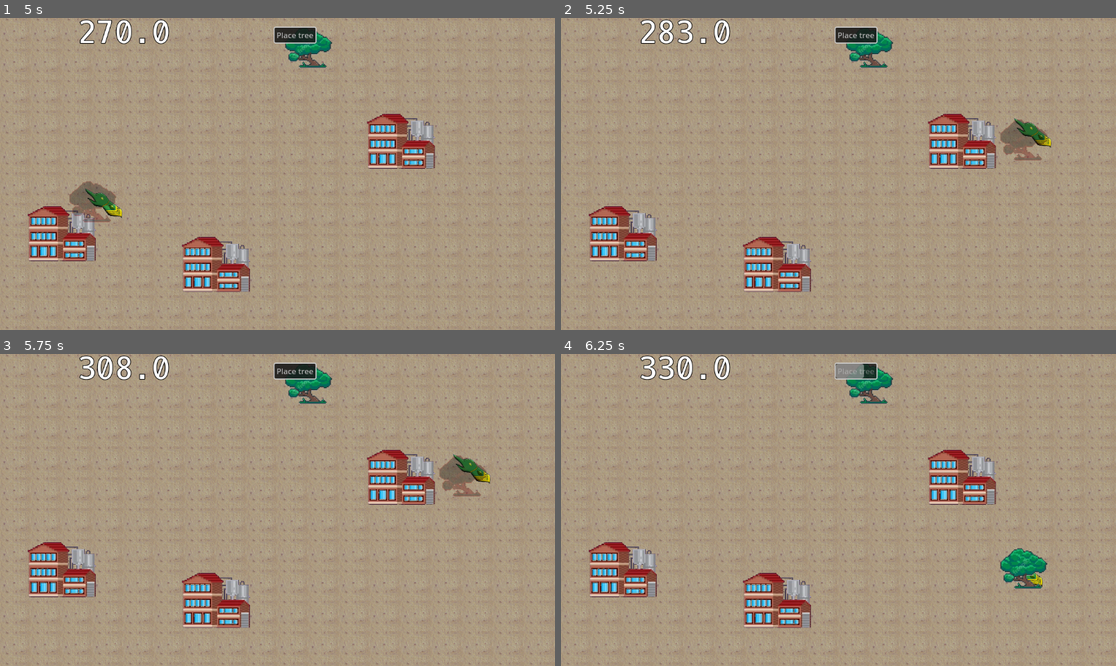
Above: before the commit, frames 1-4 (two rows, left to right).
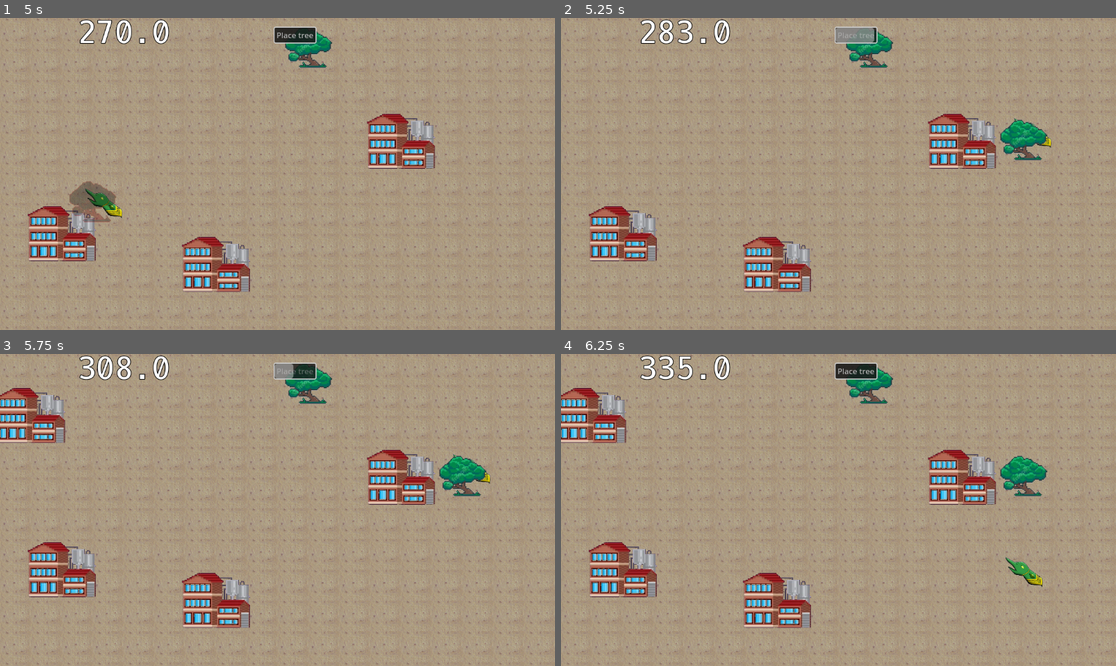
Above: after the commit, the same moments.

Repository: rundoom/Environmentality
Game: Godot game, scene res://world.tscn
Same seed, same stepped clock (60 frames per second), same inputs: the game is played once before the commit and once after it.
Inputs (mouse positions are in pixels of both pictures, inside the frame that each line leads up to):
- Up to frame 1 (5 s): click "Place tree" at 0.5 s; click "Place tree" at 1.25 s; move the mouse to (399, 158) at 2.02 s; click (399, 158) at 2.17 s; click "Place tree" at 2.75 s; move the mouse to (194, 211) at 3.52 s; click (194, 211) at 3.67 s; move the mouse to (83, 189) at 4.27 s; click (83, 189) at 4.42 s
- Up to frame 2 (5.25 s): move the mouse to (1016, 117) at 5.02 s; click (1016, 117) at 5.17 s
- Up to frame 3 (5.75 s): no input
- Up to frame 4 (6.25 s): move the mouse to (1005, 556) at 5.77 s; click (1005, 556) at 5.92 s

Frame 1 is identical in both runs. In frame 2, 1.0% of the frame differs, in the area x 49-88%, y 3-46%; in frame 3, 2.6%; in frame 4, 3.6%, in the area x 0-88%, y 0-76%.

Commit message:
Goblin building factories

Diff:
--- a/goblin.gd
+++ b/goblin.gd
@@ -2,9 +2,12 @@
 
 
 var SPEED = 100
-@onready var FactorySc = load("res://evil_factory.tscn")
+@onready var FactorySc := load("res://evil_factory.tscn") as PackedScene
 var under_cursor = false
 @onready var ui = get_tree().get_first_node_in_group("UI")
+@onready var space_state = get_world_2d().direct_space_state
+@onready var world = GeneralLogic.get_world()
+@onready var factory: PollutionEmitter
 
 
 func _ready() -> void:
@@ -12,7 +15,17 @@
 
 
 func set_endpoint():
-	$Navigator.target_position = get_tree().get_first_node_in_group("test_target").position
+	factory = FactorySc.instantiate()
+	var hitbox = factory.find_child("HitBox")
+	var phys_params = PhysicsShapeQueryParameters2D.new()
+	phys_params.shape = hitbox.shape
+	phys_params.collision_mask = 1
+
+	for cell in GeneralLogic.get_world().get_used_cells(0):
+		phys_params.transform = Transform2D(0, world.map_to_local(cell))
+		if space_state.intersect_shape(phys_params).is_empty():
+			$Navigator.target_position = world.map_to_local(cell)
+			break
 
 
 func _physics_process(delta: float) -> void:
@@ -31,3 +44,9 @@
 func _input(event: InputEvent) -> void:
 	if under_cursor and event is InputEventMouseButton and ui.building_shadow == null:
 		queue_free()
+
+
+func _on_navigator_target_reached() -> void:
+	queue_free()
+	factory.global_position = global_position
+	world.add_child(factory)
--- a/goblin.tscn
+++ b/goblin.tscn
@@ -13,6 +13,12 @@
 debug_color = Color(0, 0.121569, 0.14902, 1)
 
 [node name="Navigator" type="NavigationAgent2D" parent="."]
+target_desired_distance = 20.0
+
+[node name="Timer" type="Timer" parent="."]
+wait_time = 5.0
 
 [connection signal="mouse_entered" from="." to="." method="_on_mouse_entered"]
 [connection signal="mouse_exited" from="." to="." method="_on_mouse_exited"]
+[connection signal="target_reached" from="Navigator" to="." method="_on_navigator_target_reached"]
+[connection signal="timeout" from="Timer" to="." method="set_endpoint"]
